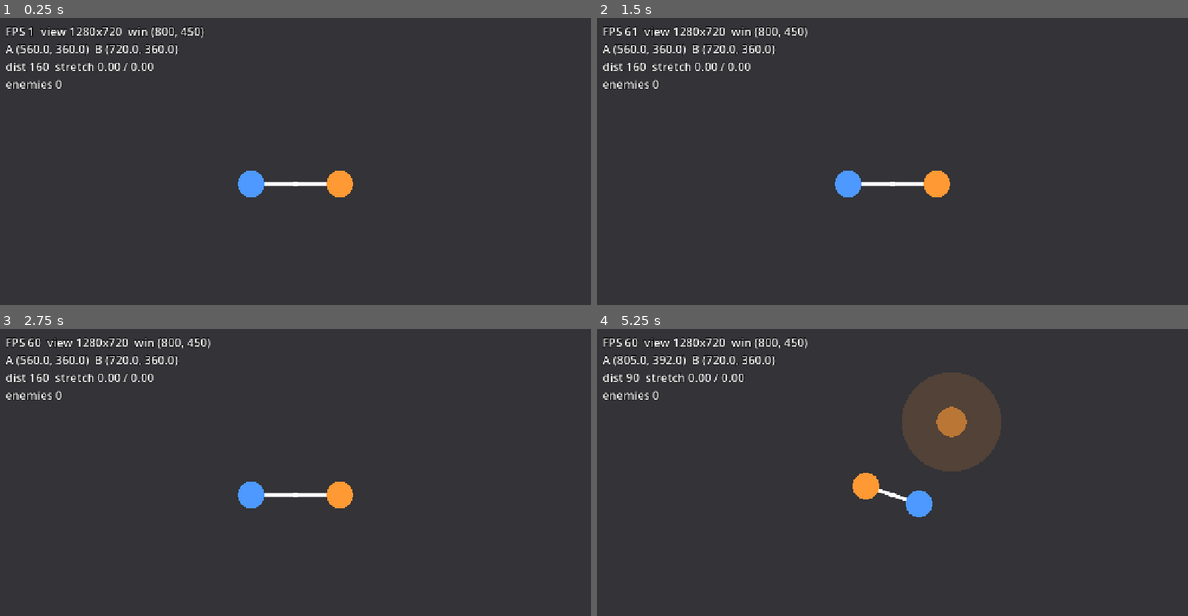
Above: before the commit, frames 1-4 (two rows, left to right).
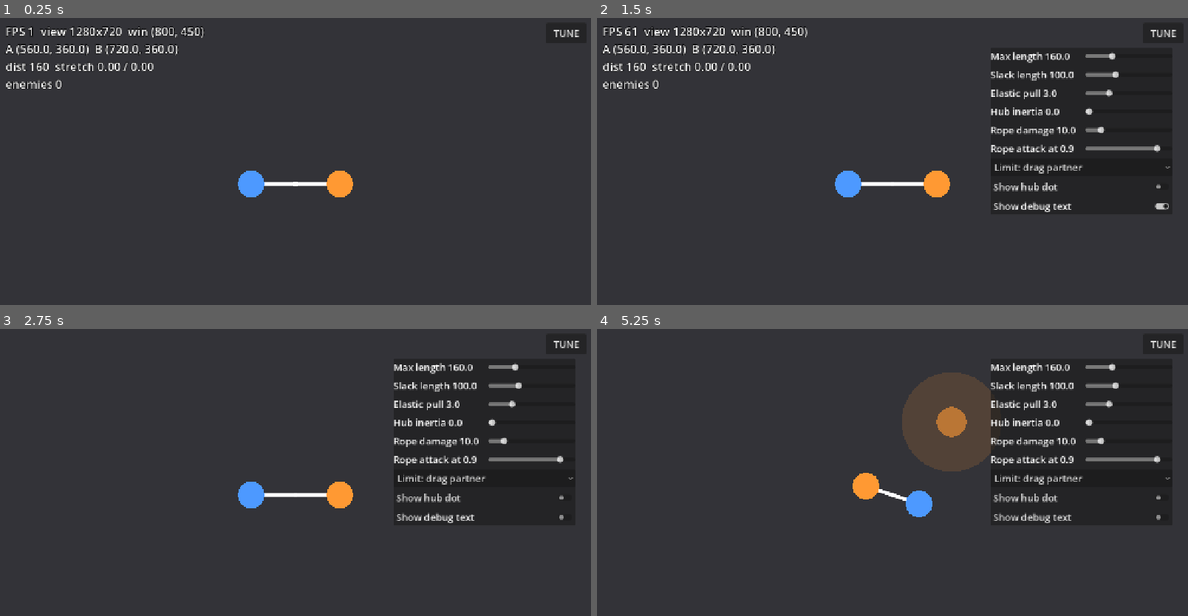
Above: after the commit, the same moments.

Repository: suutukuru/bind-run
Game: Godot game, scene res://scenes/main/main.tscn
Two runs of this game, one before a commit and one after it. Both use one fixed random seed, a clock stepped at 60 frames per second and the inputs below.
Inputs (mouse positions are in pixels of both pictures, inside the frame that each line leads up to):
- Up to frame 1 (0.25 s): no input
- Up to frame 2 (1.5 s): click (1164, 32) at 0.5 s, where only the run after the commit has a clickable "TUNE"; click (1081, 187) at 1.25 s, where only the run after the commit has a clickable "Show hub dot"
- Up to frame 3 (2.75 s): click (484, 518) at 2 s, where only the run after the commit has a clickable "Show debug text"
- Up to frame 4 (5.25 s): click (1081, 478) at 2.75 s, where only the run after the commit has a clickable "Limit: drag partner"; tap Enter at 3.5 s; move the mouse to (1022, 478) at 3.52 s; hold D (a_right) 3.53-4.25 s; click (1022, 478) at 3.67 s; drag from (774, 512) to (862, 561) at 4.27 s; move the mouse to (951, 420) at 5.02 s; hold D (a_right) from 5.03 s (still down); click (951, 420) at 5.17 s

The runs differ from the first frame. In frame 1, less than 0.1% of the frame differs, in the area x 93-98%, y 4-7%; in frame 2, 4.5%; in frame 3, 5.9%; in frame 4, 6.1%, in the area x 1-98%, y 2-68%.

Commit message:
Add on-device rope tuning panel (TASK-022)
English-only UI (the web default font has no Japanese glyphs); sizes are
derived from the screen's short side.

Co-Authored-By: Claude Sonnet 5.5 <noreply@anthropic.com>
Claude-Session: https://claude.ai/code/session_01FmuN5U8N5hun1pocAD6Yrf

Diff:
--- a/scenes/debug/debug_overlay.gd
+++ b/scenes/debug/debug_overlay.gd
@@ -31,6 +31,11 @@
 		_refresh()
 
 
+func set_text_visible(on: bool) -> void:
+	_label.visible = on
+	_refresh()
+
+
 func _unhandled_input(event: InputEvent) -> void:
 	if event.is_action_pressed("debug_toggle_overlay"):
 		_label.visible = not _label.visible
--- /dev/null
+++ b/scenes/debug/tuning_panel.gd
@@ -0,0 +1,129 @@
+class_name TuningPanel
+extends CanvasLayer
+## 紐のパラメータをスマホ上で触って、手触りを比べるための調整パネル（TASK-022）。
+## 値は Rope が持つ config の複製を直接書き換える（元の .tres は変わらない）。
+## 表示は英語のみ: Web 版の標準フォントには日本語の文字が入っていないため。
+
+@export var rope_path: NodePath
+@export var overlay_path: NodePath
+
+## [プロパティ名, 表示名, 最小, 最大, 刻み]
+const SLIDERS: Array = [
+	["max_radius", "Max length", 60.0, 400.0, 5.0],
+	["natural_radius", "Slack length", 0.0, 300.0, 5.0],
+	["stiffness", "Elastic pull", 0.0, 12.0, 0.5],
+	["hub_follow_rate", "Hub inertia", 0.0, 20.0, 0.5],
+	["attack_damage", "Rope damage", 1.0, 60.0, 1.0],
+	["attack_threshold", "Rope attack at", 0.3, 1.0, 0.05],
+]
+
+var _rope: Rope
+var _overlay: DebugOverlay
+var _root: Control
+var _toggle: Button
+var _panel: PanelContainer
+var _mode: OptionButton
+var _sliders: Dictionary = {}
+var _value_labels: Dictionary = {}
+
+
+func _ready() -> void:
+	layer = 90
+	_rope = get_node_or_null(rope_path) as Rope
+	_overlay = get_node_or_null(overlay_path) as DebugOverlay
+	if _rope == null or _rope.config == null:
+		push_error("TuningPanel: Rope が見つかりません: %s" % rope_path)
+		return
+	_build()
+	get_viewport().size_changed.connect(_layout)
+	_layout()
+
+
+## スライダーと同じ経路で値を変える（テストからも呼べる）
+func set_param(property: String, value: float) -> void:
+	_rope.config.set(property, value)
+	_update_label(property)
+
+
+func set_limit_mode(index: int) -> void:
+	_rope.config.limit_mode = index
+
+
+func _build() -> void:
+	_root = Control.new()
+	_root.mouse_filter = Control.MOUSE_FILTER_IGNORE
+	_root.set_anchors_preset(Control.PRESET_FULL_RECT)
+	add_child(_root)
+
+	_toggle = Button.new()
+	_toggle.text = "TUNE"
+	_toggle.pressed.connect(func() -> void: _panel.visible = not _panel.visible)
+	_root.add_child(_toggle)
+
+	_panel = PanelContainer.new()
+	_panel.visible = false
+	_root.add_child(_panel)
+	var box: VBoxContainer = VBoxContainer.new()
+	_panel.add_child(box)
+
+	for def: Array in SLIDERS:
+		var property: String = def[0]
+		var row: HBoxContainer = HBoxContainer.new()
+		box.add_child(row)
+		var label: Label = Label.new()
+		_value_labels[property] = label
+		row.add_child(label)
+		var slider: HSlider = HSlider.new()
+		slider.min_value = def[2]
+		slider.max_value = def[3]
+		slider.step = def[4]
+		slider.value = _rope.config.get(property)
+		slider.size_flags_horizontal = Control.SIZE_EXPAND_FILL
+		slider.size_flags_vertical = Control.SIZE_SHRINK_CENTER
+		slider.value_changed.connect(func(v: float) -> void: set_param(property, v))
+		_sliders[property] = slider
+		row.add_child(slider)
+		_update_label(property)
+
+	_mode = OptionButton.new()
+	_mode.add_item("Limit: drag partner")
+	_mode.add_item("Limit: block")
+	_mode.selected = _rope.config.limit_mode
+	_mode.item_selected.connect(set_limit_mode)
+	box.add_child(_mode)
+
+	var hub_check: CheckButton = CheckButton.new()
+	hub_check.text = "Show hub dot"
+	hub_check.button_pressed = _rope.show_hub
+	hub_check.toggled.connect(func(on: bool) -> void: _rope.show_hub = on)
+	box.add_child(hub_check)
+
+	if _overlay != null:
+		var text_check: CheckButton = CheckButton.new()
+		text_check.text = "Show debug text"
+		text_check.button_pressed = true
+		text_check.toggled.connect(func(on: bool) -> void: _overlay.set_text_visible(on))
+		box.add_child(text_check)
+
+
+func _update_label(property: String) -> void:
+	for def: Array in SLIDERS:
+		if def[0] == property:
+			var value: float = _rope.config.get(property)
+			(_value_labels[property] as Label).text = "%s %s" % [def[1], str(snappedf(value, 0.01))]
+
+
+# 画面の大きさ（向き）が変わるたびに、文字・ボタン・パネルの大きさと位置を合わせ直す
+func _layout() -> void:
+	var u: float = UiScale.unit(get_viewport())
+	var view: Vector2 = get_viewport().get_visible_rect().size
+	var ui_theme: Theme = Theme.new()
+	ui_theme.default_font_size = int(3.0 * u)
+	_root.theme = ui_theme
+	var margin: float = 1.5 * u
+	_toggle.custom_minimum_size = Vector2(12.0 * u, 6.0 * u)
+	_toggle.position = Vector2(view.x - 12.0 * u - margin, margin)
+	_panel.position = Vector2(view.x - 58.0 * u - margin, margin * 2.0 + 6.0 * u)
+	for property: String in _sliders:
+		(_sliders[property] as HSlider).custom_minimum_size = Vector2(26.0 * u, 5.0 * u)
+		(_value_labels[property] as Label).custom_minimum_size = Vector2(28.0 * u, 0)
--- a/scenes/main/main.tscn
+++ b/scenes/main/main.tscn
@@ -6,6 +6,7 @@
 [ext_resource type="Script" path="res://scripts/input/touch_move_input.gd" id="6_touch"]
 [ext_resource type="Script" path="res://scenes/camera/follow_camera.gd" id="7_camera"]
 [ext_resource type="Script" path="res://scenes/debug/debug_overlay.gd" id="8_debug"]
+[ext_resource type="Script" path="res://scenes/debug/tuning_panel.gd" id="9_tuning"]
 [ext_resource type="PackedScene" path="res://scenes/rope/rope.tscn" id="4_rope"]
 [ext_resource type="Resource" path="res://data/rope/default_rope_config.tres" id="5_config"]
 
@@ -53,3 +54,8 @@
 [node name="DebugOverlay" type="CanvasLayer" parent="."]
 script = ExtResource("8_debug")
 rope_path = NodePath("../Rope")
+
+[node name="TuningPanel" type="CanvasLayer" parent="."]
+script = ExtResource("9_tuning")
+rope_path = NodePath("../Rope")
+overlay_path = NodePath("../DebugOverlay")
--- /dev/null
+++ b/scripts/ui/ui_scale.gd
@@ -0,0 +1,9 @@
+class_name UiScale
+extends RefCounted
+## UI の大きさの基準。画面の短辺の 1% を 1 単位とする。
+## 縦持ち・横持ち・端末の違いに関わらず、文字やボタンが同じ見た目の大きさになる。
+
+
+static func unit(viewport: Viewport) -> float:
+	var size: Vector2 = viewport.get_visible_rect().size
+	return minf(size.x, size.y) / 100.0
--- /dev/null
+++ b/tests/test_tuning.gd
@@ -0,0 +1,45 @@
+extends "res://tests/test_case.gd"
+## 調整パネル（TC-108）。スライダーの操作そのものはスマホで確認する。
+
+
+func _make_main() -> Node:
+	var main: Node = (load("res://scenes/main/main.tscn") as PackedScene).instantiate()
+	tree.root.add_child(main)
+	return main
+
+
+func _free_main(main: Node) -> void:
+	tree.root.remove_child(main)
+	main.free()
+
+
+func test_set_param_changes_only_this_ropes_config() -> void:
+	var main: Node = _make_main()
+	var panel: TuningPanel = main.get_node("TuningPanel") as TuningPanel
+	var rope: Rope = main.get_node("Rope") as Rope
+	var shared: RopeConfig = load("res://data/rope/default_rope_config.tres") as RopeConfig
+	var before: float = shared.stiffness
+	panel.set_param("stiffness", 7.0)
+	check_near(rope.config.stiffness, 7.0, "rope config changed")
+	check_near(shared.stiffness, before, "the shared .tres is untouched")
+	_free_main(main)
+
+
+func test_limit_mode_can_be_switched() -> void:
+	var main: Node = _make_main()
+	var panel: TuningPanel = main.get_node("TuningPanel") as TuningPanel
+	var rope: Rope = main.get_node("Rope") as Rope
+	panel.set_limit_mode(1)
+	check_eq(rope.config.limit_mode, RopeConfig.BLOCK, "block mode")
+	panel.set_limit_mode(0)
+	check_eq(rope.config.limit_mode, RopeConfig.DRAG, "drag mode")
+	_free_main(main)
+
+
+func test_sliders_start_at_the_current_values() -> void:
+	var main: Node = _make_main()
+	var panel: TuningPanel = main.get_node("TuningPanel") as TuningPanel
+	var rope: Rope = main.get_node("Rope") as Rope
+	var slider: HSlider = panel._sliders["max_radius"] as HSlider
+	check_near(slider.value, rope.config.max_radius, "max_radius slider")
+	_free_main(main)
Not shown, changed: docs/planning/task-board.md
